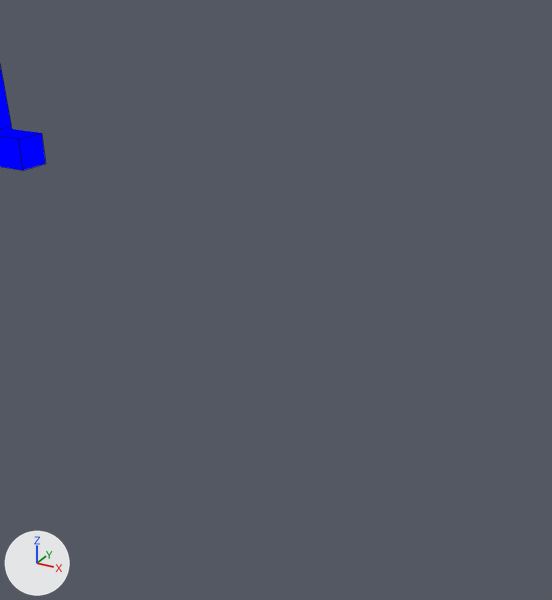
One commit to the Blender file assets-source/blender/motion/diplodocus-eat.blend: the scene before it, then after it.
Rendered twice from a 50 mm lens placed at (144.48, -30.97, 11.92), pointed at (143.33, -28.88, 10.87). Arrows for +X, +Y and +Z are at lower left; the lights stay in place. The picture after the commit comes second. Mesh edges are drawn as thin lines on the coarser meshes.

Before the edit, the objects in view are built like this:
```python
me_dinotycoon_motion_diplodocus_eat_sample_far_front_foot = bpy.data.meshes.new('DinoTycoon_Motion_diplodocus_eat_sample_far_front_foot')
me_dinotycoon_motion_diplodocus_eat_sample_far_front_foot.from_pydata(...)  # a box spanning x 102.97..107.57, y 3.0..5.0, z 0.0..2.0
me_dinotycoon_motion_diplodocus_eat_sample_far_front_foot.materials.append(mat_dinotycoon_role_f)  # blue #0000ff
ob_dinotycoon_motion_diplodocus_eat_far_front_foot = bpy.data.objects.new('DinoTycoon_Motion_diplodocus_eat_far_front_foot', me_dinotycoon_motion_diplodocus_eat_sample_far_front_foot)
ob_dinotycoon_motion_diplodocus_eat_far_front_foot.location = (0.0, 0.0, 0.0)
```
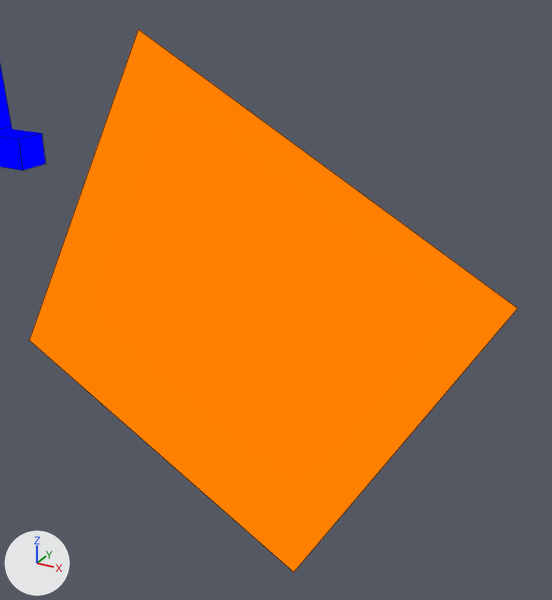
The newer file adds a shape key; the second version is drawn at full value of the shape key 'eat_04' of 'DinoTycoon_Motion_diplodocus_eat_eye_white', and the change is written as the vertex moves it makes.

Where the change shows, as pixel boxes (x1, y1, x2, y2) in the pictures (552 x 600 px):
'DinoTycoon_Motion_diplodocus_eat_eye_white', added (orange): after (29, 29, 518, 572)

Edits to the bpy script that builds the scene:
```text
Add mat_dinotycoon_role_y:
    mat_dinotycoon_role_y = emission_material('DinoTycoon_Role_Y')
    mat_dinotycoon_role_y.base_color = (1.0, 0.216, 0.0)  # orange #ff8000
Add me_dinotycoon_motion_diplodocus_eat_sample_eye_white:
    me_dinotycoon_motion_diplodocus_eat_sample_eye_white.from_pydata([(142.92, -29.0, 11.73), (144.14, -29.0, 11.06), (143.47, -29.0, 9.84), (142.24, -29.0, 10.51), (142.92, -29.0, 11.73), (144.14, -29.0, 11.06), (143.47, -29.0, 9.84), (142.24, -29.0, 10.51)], [], [(3, 2, 1, 0), (4, 5, 6, 7), (0, 1, 5, 4), (1, 2, 6, 5), (2, 3, 7, 6), (3, 0, 4, 7)])
    me_dinotycoon_motion_diplodocus_eat_sample_eye_white.materials.append(mat_dinotycoon_role_y)  # orange #ff8000
Add ob_dinotycoon_motion_diplodocus_eat_eye_white:
    ob_dinotycoon_motion_diplodocus_eat_eye_white = bpy.data.objects.new('DinoTycoon_Motion_diplodocus_eat_eye_white', me_dinotycoon_motion_diplodocus_eat_sample_eye_white)
    ob_dinotycoon_motion_diplodocus_eat_eye_white.location = (0.0, 0.0, 0.0)
```
